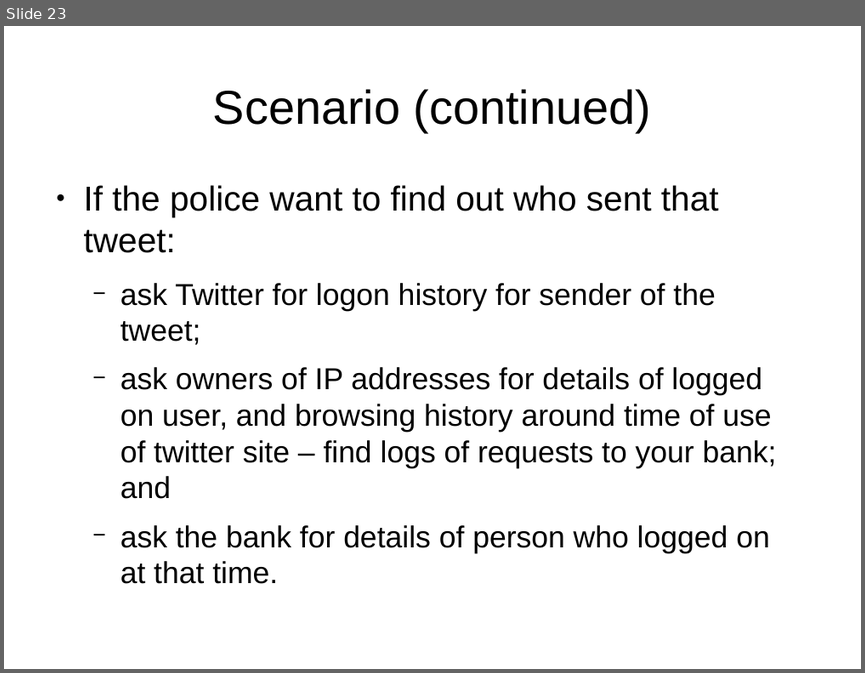
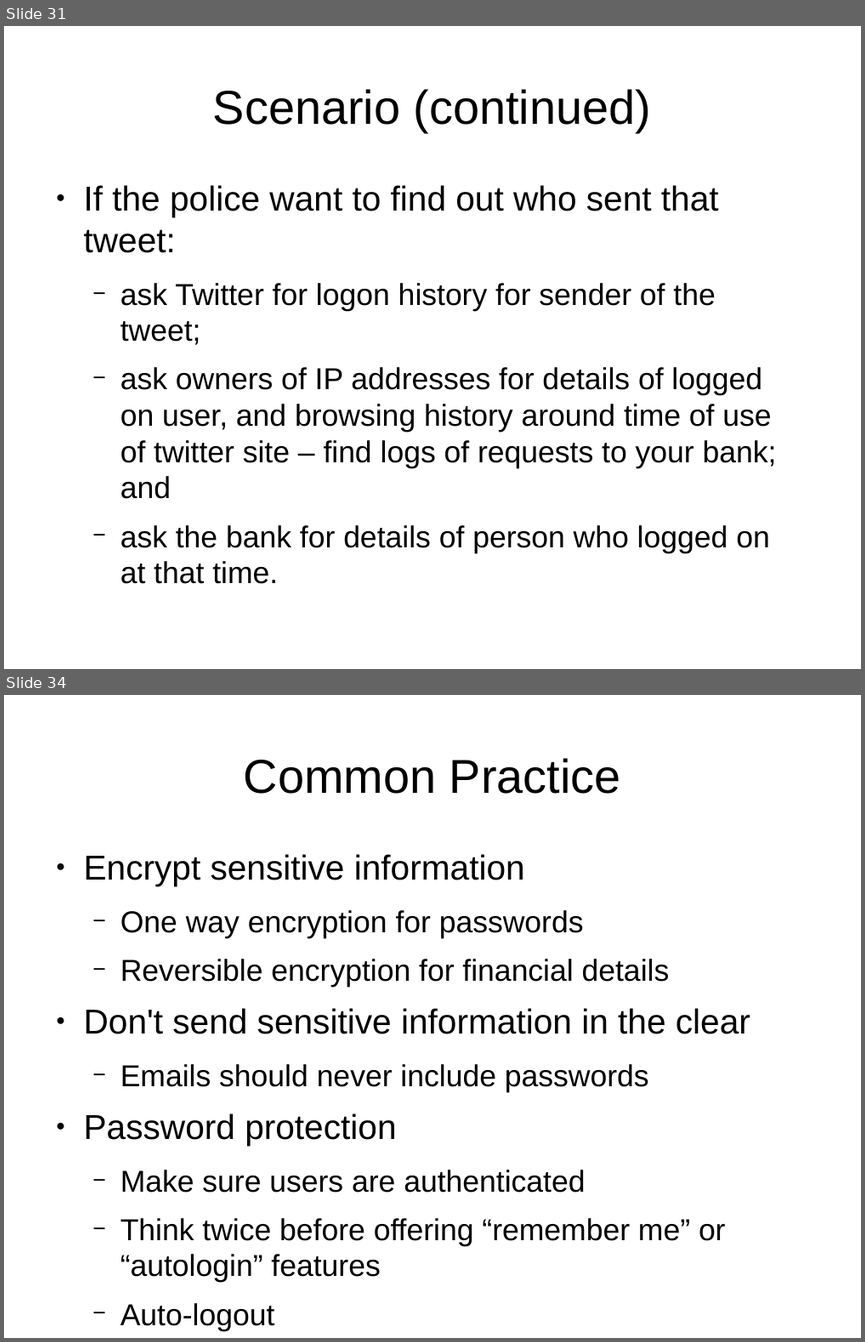
Before and after one commit to bendechrai/preso-security-privacy-anonymity, a slide deck: security-privacy-anonymity.odp. Shown one above the other, each under a label of ours: slide 23 before the commit, slides 31 and 34 after it; the slides between them are not shown. The pictures are 865x673 and 865x1342 pixels, drawn with LibreOffice and Linux fonts; fonts in the diff are those of the drawing. Boxes give left, top, right and bottom in pixels: in the first picture for what was removed or moved away, otherwise in the second. Text is boxed around its words. In the diff, an @@ line names an element or a change of style, - is before the commit and + after.

```diff
--- a/security-privacy-anonymity.odp
+++ b/security-privacy-anonymity.odp
@@ slide 34 added at <box>4,695,861,1338</box>, background #FFFFFF @@
@@ title added at <box>244,758,621,794</box>, 44 pt, text #000000 @@
+Common Practice
@@ text added at <box>84,854,750,1331</box>, 28 pt, text #000000 @@
+● Encrypt sensitive information
+  − One way encryption for passwords
+  − Reversible encryption for financial details
+● Don't send sensitive information in the clear
+  − Emails should never include passwords
+● Password protection
+  − Make sure users are authenticated
+  − Think twice before offering “remember me” or “autologin” features
+  − Auto-logout
@@ what was slide 23 is now slide 31 @@
```
Also in this commit, not shown: 10 slides changed, 14 other slides added, 2 slides removed.
